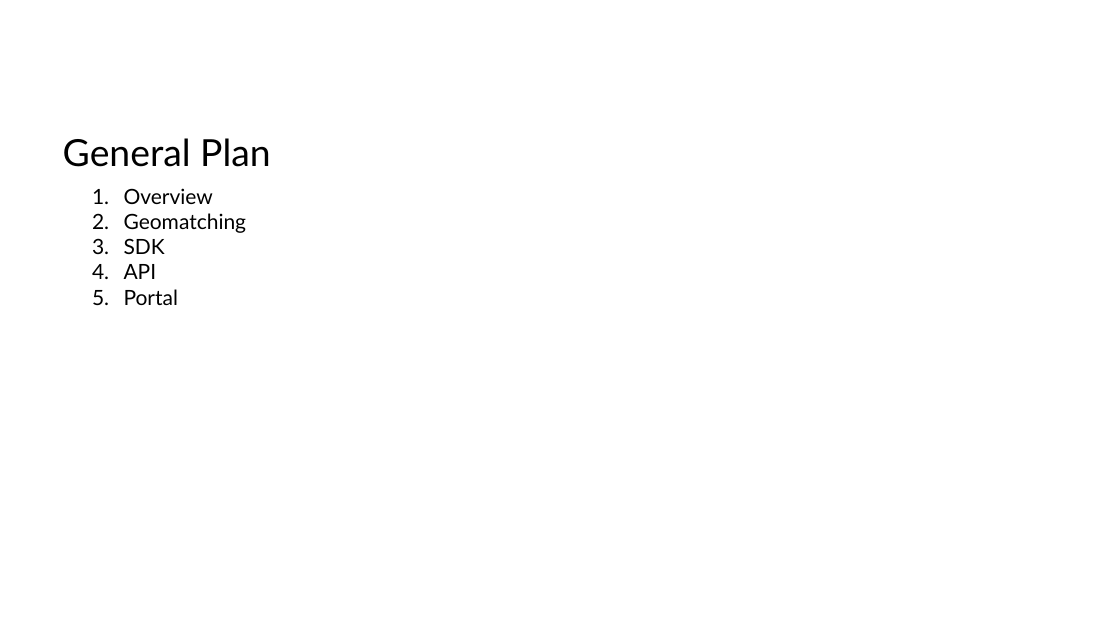
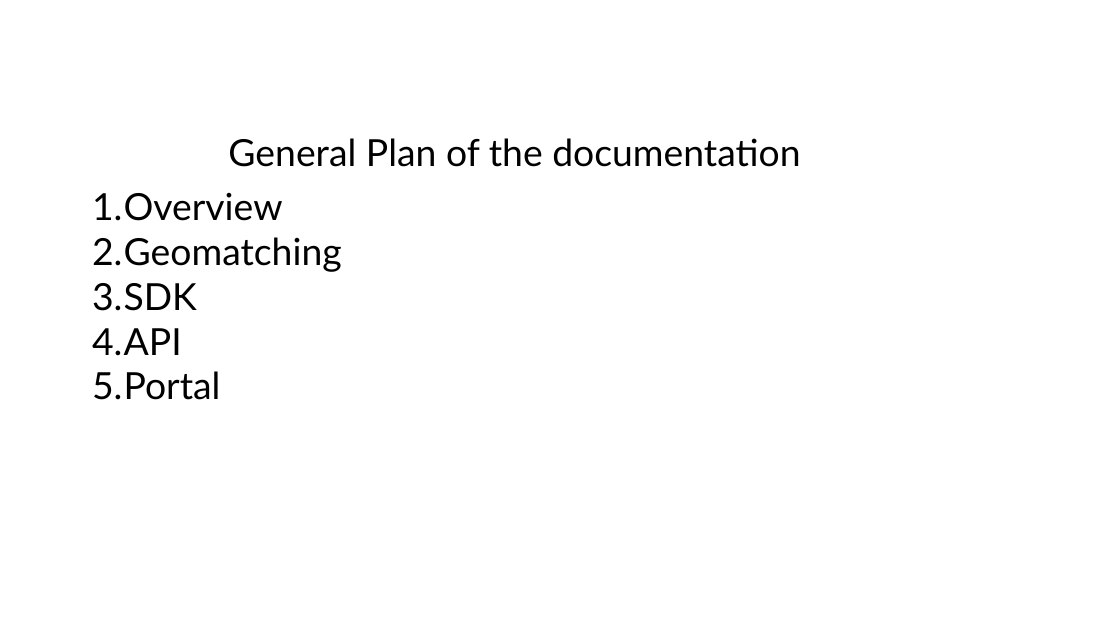
Before and after one commit to matchmore/documentation, a slide deck: slide 3 of Documentation Plan.pptx. Drawn at 1120x630 pixels with LibreOffice and Linux fonts; fonts in the diff are those of the drawing; background and template pictures are left out. Boxes give left, top, right and bottom in pixels: in the first picture for what was removed or moved away, otherwise in the second. Text is boxed around its words. In the diff, an @@ line names an element or a change of style, - is before the commit and + after.

```diff
--- a/Documentation Plan.pptx
+++ b/Documentation Plan.pptx
@@ text at (x1=228, y1=138, x2=800, y2=167): text changed @@
-General Plan
+General Plan of the documentation
@@ text "Overview" at (x1=92, y1=193, x2=342, y2=400): size 18 to 32 pt @@
```
Also in this commit, not shown: 4 other slides changed, 7 other files.
